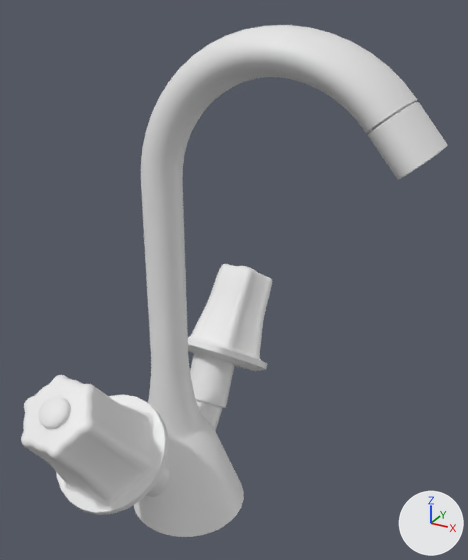
What one commit did to the FBX model Assets/Models/SinkFaucet01.fbx.
Camera for both pictures: a 50 mm camera at (0.164, -0.241, 0.26) aimed at (0.031, 0.001, 0.139). Arrows for +X, +Y and +Z are at lower right; the lights stay in place. Where no turn or scale is listed for an object, it has been applied to the vertices. Vertices at the same position are counted once.

Names of what the first picture shows: 'SinkFaucet01'.
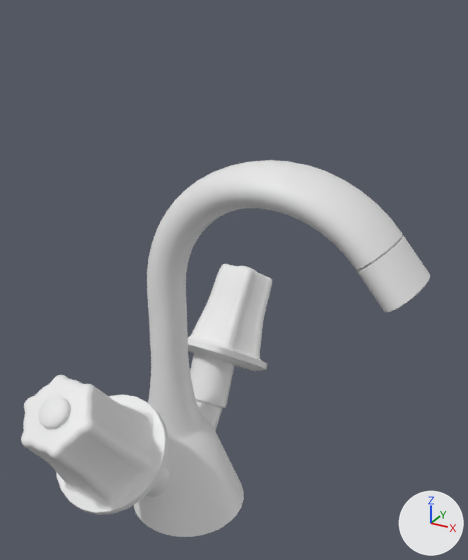
What changed in the scene script:
```text
Change me_cylinder_016:
    where me_cylinder_016.from_pydata(...)  # 4098 vertices, 4132 faces; spans x -0.034..0.118, y -0.095..0.095, z 0.0..0.25
    used by ob_sinkfaucet01; location = (0.0, 0.0, 0.0)
    me_cylinder_016 part 1: all 1024 vertices in x -0.016..0.118, y -0.018..0.018, z 0.163..0.25 are moved by (0.0, 0.0, -0.053)
```

Boxes [x1, y1, x2, y2] around the edits, measured in the pictures (468 x 560 px; the box of a moved part takes in the faces that stretch with it):
'SinkFaucet01', reshaped (26% shorter)
    before: [21, 25, 447, 537]
    after: [21, 160, 430, 537]
part 1 of me_cylinder_016, moved or reshaped
    before: [141, 25, 447, 365]
    after: [147, 160, 430, 365]
